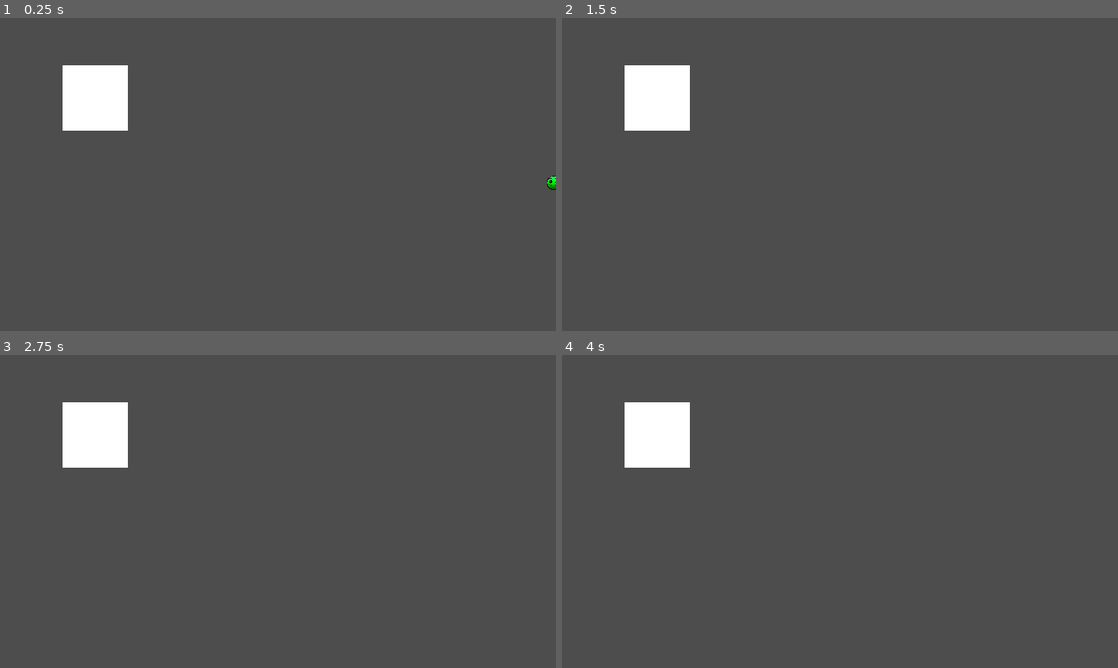
Above: before the commit, frames 1-4 (two rows, left to right).
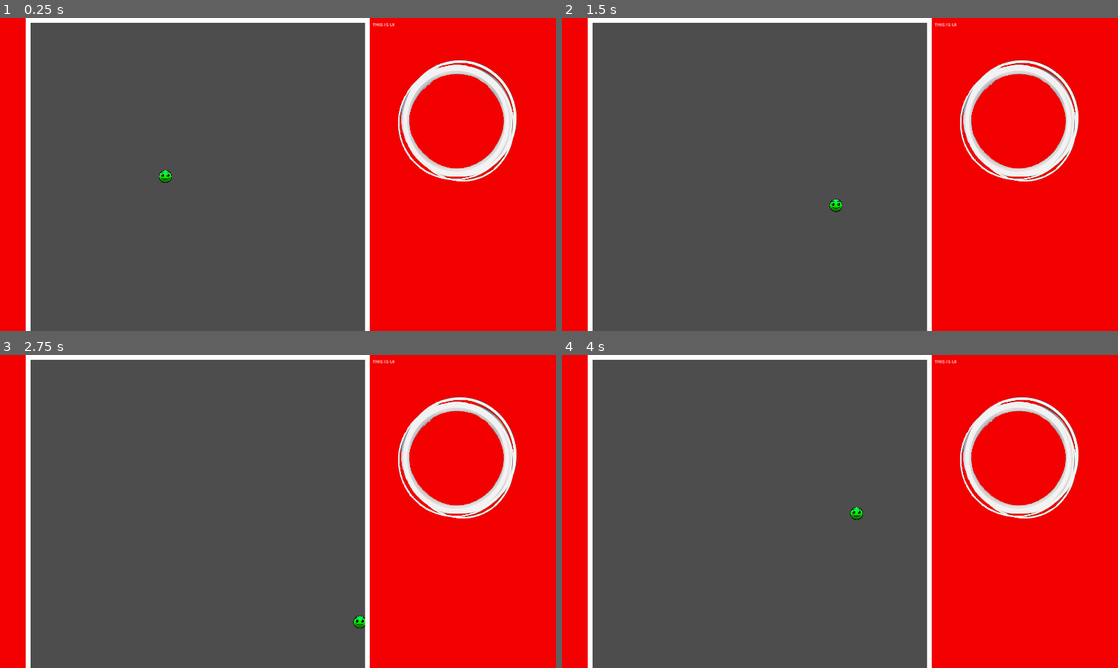
Above: after the commit, the same moments.

Repository: ReusableChopsticks/BreakoutBossfight
Game: Godot game, scene res://scenes/ui/game_display.tscn
The game is run twice, just before and just after one commit, with the same random seed, the same clock (stepped at 60 frames per second) and the same inputs. Before the commit the project starts from res://scenes/level 1/level.tscn.
Inputs:
- Up to frame 1 (0.25 s): no input
- Up to frame 2 (1.5 s): tap Enter at 0.5 s; hold D (move_right) 0.53-1.28 s; hold S (move_down) from 1.28 s (still down)
- Up to frame 3 (2.75 s): release S (move_down) at 2.03 s; hold D (move_right) from 2.03 s (still down)
- Up to frame 4 (4 s): release D (move_right) at 2.78 s; hold W (move_up) 2.78-3.53 s; hold Left (move_left) from 3.53 s (still down)

The runs differ from the first frame. In frame 1, 43% of the frame differs, in the area x 0-100%, y 0-100%; in frame 2, 43%; in frame 3, 43%; in frame 4, 43%.

Commit message:
game display prototype
feels cramped, may need to be redesigned

Diff:
--- a/entities/player/player.tscn
+++ b/entities/player/player.tscn
@@ -7,6 +7,7 @@
 radius = 20.0
 
 [node name="Player" type="CharacterBody2D"]
+scale = Vector2(0.931818, 0.931818)
 script = ExtResource("1_pe5m7")
 
 [node name="Sprite2D" type="Sprite2D" parent="."]
--- a/project.godot
+++ b/project.godot
@@ -11,9 +11,9 @@
 [application]
 
 config/name="BreakoutBossfightGame"
-run/main_scene="res://scenes/level 1/level.tscn"
+run/main_scene="res://scenes/ui/game_display.tscn"
 config/features=PackedStringArray("4.2", "Forward Plus")
-config/icon="res://icon.svg"
+config/icon="res://entities/projectiles/Bullet.png"
 
 [display]
 
@@ -22,6 +22,7 @@
 window/size/window_width_override=1280
 window/size/window_height_override=720
 window/stretch/mode="canvas_items"
+window/stretch/aspect="keep_height"
 
 [input]
 
--- a/scenes/level 1/level.tscn
+++ /dev/null
@@ -1,19 +0,0 @@
-[gd_scene load_steps=3 format=3 uid="uid://c3txh2t24m8j8"]
-
-[ext_resource type="PackedScene" uid="uid://bmrdkjqxvde8w" path="res://entities/player/player.tscn" id="1_vnost"]
-[ext_resource type="Texture2D" uid="uid://bfliobf12x6i0" path="res://graphics/256x256.png" id="2_sbt8h"]
-
-[node name="Level" type="Node2D"]
-
-[node name="Player" parent="." instance=ExtResource("1_vnost")]
-position = Vector2(1912, 569)
-
-[node name="StaticBody2D" type="StaticBody2D" parent="."]
-position = Vector2(329, 276)
-metadata/_edit_group_ = true
-
-[node name="Sprite2D" type="Sprite2D" parent="StaticBody2D"]
-texture = ExtResource("2_sbt8h")
-
-[node name="CollisionPolygon2D" type="CollisionPolygon2D" parent="StaticBody2D"]
-polygon = PackedVector2Array(112.5, 112.5, -112.5, 112.5, -112.5, -112.5, 112.5, -112.5)
--- /dev/null
+++ b/scenes/level_1/level.tscn
@@ -0,0 +1,21 @@
+[gd_scene load_steps=3 format=3 uid="uid://c3txh2t24m8j8"]
+
+[ext_resource type="PackedScene" uid="uid://bmrdkjqxvde8w" path="res://entities/player/player.tscn" id="1_37hb1"]
+[ext_resource type="PackedScene" uid="uid://dk4abp6w1e7fu" path="res://scenes/wall.tscn" id="2_loud2"]
+
+[node name="Level" type="Node2D"]
+
+[node name="Player" parent="." instance=ExtResource("1_37hb1")]
+position = Vector2(481, 547)
+move_speed = 500
+
+[node name="Walls" type="Node" parent="."]
+
+[node name="LeftWall" parent="Walls" instance=ExtResource("2_loud2")]
+
+[node name="RightWall" parent="Walls" instance=ExtResource("2_loud2")]
+position = Vector2(1187, 503)
+
+[node name="TopWall" parent="Walls" instance=ExtResource("2_loud2")]
+position = Vector2(590, 0)
+rotation = 1.5708
--- /dev/null
+++ b/scenes/ui/game_display.tscn
@@ -0,0 +1,60 @@
+[gd_scene load_steps=3 format=3 uid="uid://d2ibk7hp06n6o"]
+
+[ext_resource type="PackedScene" uid="uid://c3txh2t24m8j8" path="res://scenes/level_1/level.tscn" id="1_r478e"]
+[ext_resource type="Texture2D" uid="uid://2wrj4s618ni1" path="res://graphics/scribbly_circle.png" id="2_3wdes"]
+
+[node name="GameDisplay" type="CanvasLayer"]
+
+[node name="HBoxContainer" type="HBoxContainer" parent="."]
+anchors_preset = 15
+anchor_right = 1.0
+anchor_bottom = 1.0
+grow_horizontal = 2
+grow_vertical = 2
+theme_override_constants/separation = 0
+
+[node name="ColorRect2" type="ColorRect" parent="HBoxContainer"]
+layout_mode = 2
+size_flags_horizontal = 3
+size_flags_stretch_ratio = 0.14
+color = Color(0.952941, 0, 0, 1)
+
+[node name="SubViewportContainer" type="SubViewportContainer" parent="HBoxContainer"]
+layout_mode = 2
+size_flags_stretch_ratio = 1.62
+
+[node name="SubViewport" type="SubViewport" parent="HBoxContainer/SubViewportContainer"]
+handle_input_locally = false
+size = Vector2i(1187, 1080)
+render_target_update_mode = 4
+
+[node name="Level" parent="HBoxContainer/SubViewportContainer/SubViewport" instance=ExtResource("1_r478e")]
+
+[node name="ColorRect" type="ColorRect" parent="HBoxContainer"]
+layout_mode = 2
+size_flags_horizontal = 3
+color = Color(0.952941, 0, 0, 1)
+
+[node name="MarginContainer" type="MarginContainer" parent="HBoxContainer/ColorRect"]
+layout_mode = 1
+anchors_preset = 15
+anchor_right = 1.0
+anchor_bottom = 1.0
+grow_horizontal = 2
+grow_vertical = 2
+theme_override_constants/margin_left = 10
+theme_override_constants/margin_top = 10
+theme_override_constants/margin_right = 10
+theme_override_constants/margin_bottom = 10
+
+[node name="VBoxContainer" type="VBoxContainer" parent="HBoxContainer/ColorRect/MarginContainer"]
+layout_mode = 2
+
+[node name="Label" type="Label" parent="HBoxContainer/ColorRect/MarginContainer/VBoxContainer"]
+layout_mode = 2
+text = "THIS IS UI"
+
+[node name="TextureRect" type="TextureRect" parent="HBoxContainer/ColorRect/MarginContainer/VBoxContainer"]
+layout_mode = 2
+texture = ExtResource("2_3wdes")
+expand_mode = 5
--- /dev/null
+++ b/scenes/wall.tscn
@@ -0,0 +1,14 @@
+[gd_scene load_steps=2 format=3 uid="uid://dk4abp6w1e7fu"]
+
+[ext_resource type="Texture2D" uid="uid://bfliobf12x6i0" path="res://graphics/256x256.png" id="1_be62y"]
+
+[node name="LeftWall" type="StaticBody2D"]
+position = Vector2(0, 503)
+scale = Vector2(0.141422, 6.58497)
+metadata/_edit_group_ = true
+
+[node name="Sprite2D" type="Sprite2D" parent="."]
+texture = ExtResource("1_be62y")
+
+[node name="CollisionPolygon2D" type="CollisionPolygon2D" parent="."]
+polygon = PackedVector2Array(112.5, 112.5, -112.5, 112.5, -112.5, -112.5, 112.5, -112.5)
Binary file added: graphics/scribbly_circle.png
Not shown, added: graphics/scribbly_circle.png.import
